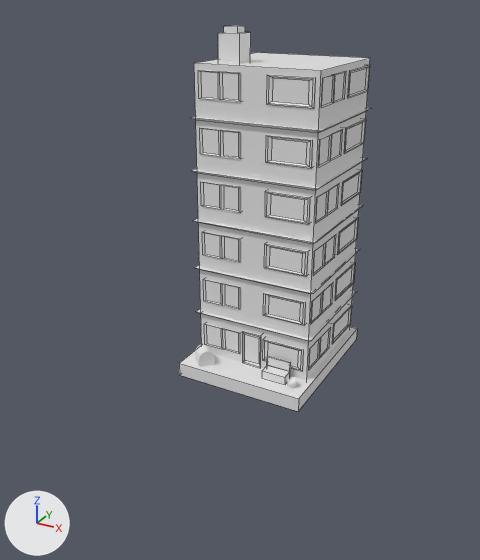
What one commit did to the Blender file Week 8/house.blend.
One viewpoint serves both versions: a 50 mm camera at (4.51, -9.61, 6.06) aimed at (-0.17, -1.11, 1.81). Every picture has the same lights, and +X, +Y and +Z are marked at lower left. Mesh edges are drawn as thin lines on the coarser meshes.

The first picture shows 'Cube', 'Cube.001', 'Cube.002', 'Cube.003', 'divider', 'window1', 'window1.003', 'window2', 'window2.003'.
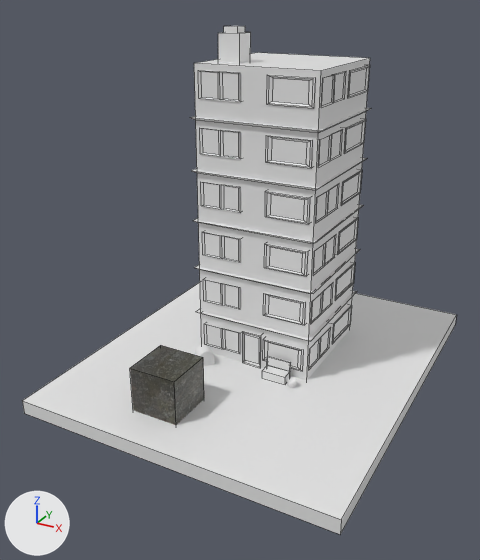
What differs and where, as boxes [x1, y1, x2, y2] in the pictures (480 x 560 px):
'Cube.001', rescaled
    before: [179, 327, 357, 411]
    after: [22, 282, 457, 534]
'Cube.004', added
    after: [130, 345, 204, 425]

Patch to the scene script:
```diff
--- a/Week 8/house.blend.py
+++ b/Week 8/house.blend.py
@@ img_rock020_1k_color_png @@
+img_rock020_1k_color_png = load_image('Rock020_1K_Color.png', 'house-blender/rock-texture/Rock020_1K_Color.png', 1024, 1024, 'sRGB')
@@ mat_material @@
+mat_material = principled_material('Material')
+mat_material.texture = img_rock020_1k_color_png
+mat_material.roughness = 0.514
@@ me_cube_003 @@
+me_cube_003.from_pydata(...)  # a box spanning x -1.0..1.0, y -1.0..1.0, z -1.0..1.0
+me_cube_003.materials.append(mat_material)  # picture img_rock020_1k_color_png
@@ ob_cube_001 @@
 ob_cube_001.location = (0.0, 0.0, 0.19)
-ob_cube_001.scale = (1.11, 1.1, -0.0467)
+ob_cube_001.scale = (2.61, 2.59, -0.0467)
@@ ob_cube_004 @@
+ob_cube_004 = bpy.data.objects.new('Cube.004', me_cube_003)
+ob_cube_004.location = (-0.56, -2.64, 0.59)
+ob_cube_004.scale = (0.389, 0.389, 0.389)
```
